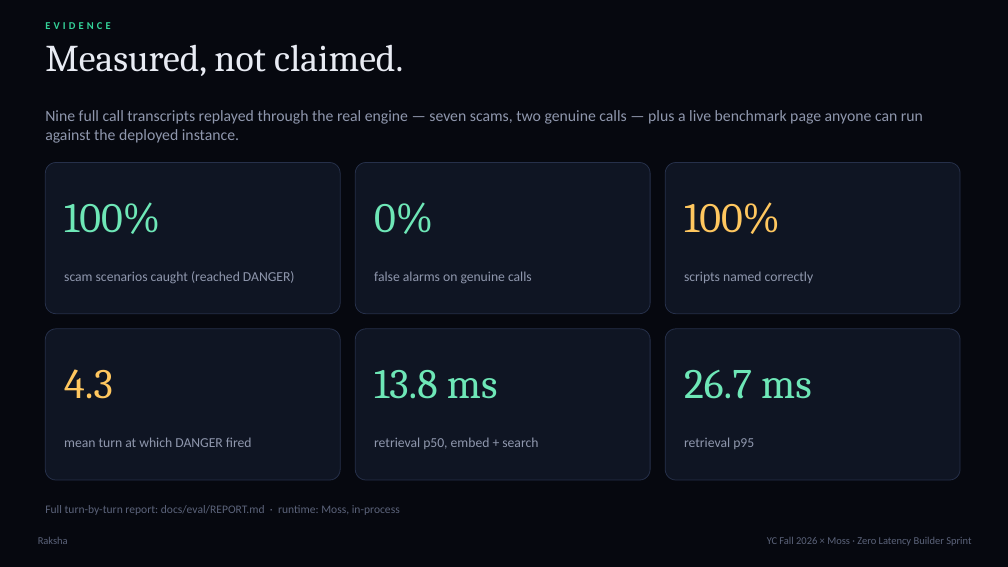
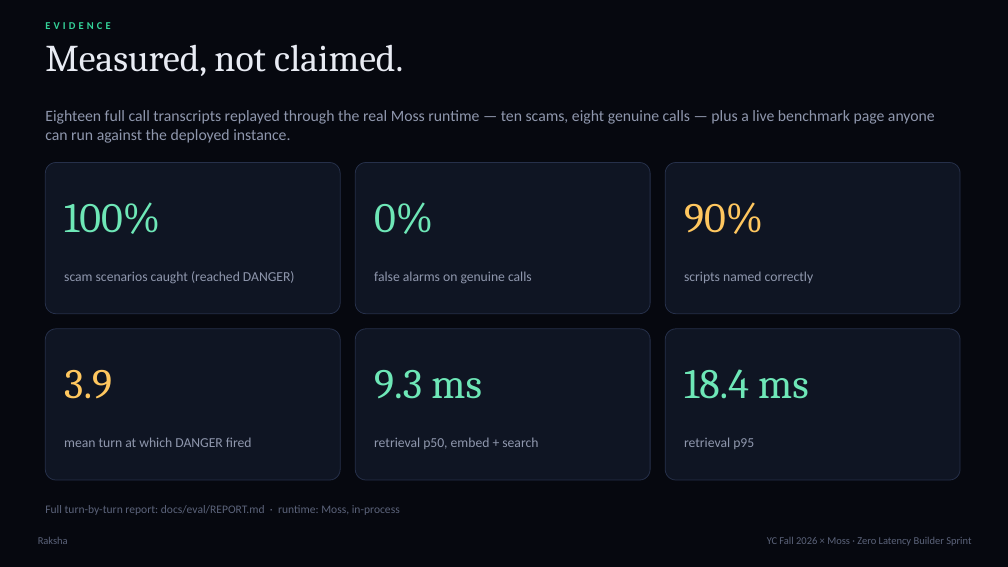
Before and after one commit to shi1720/YC-Fall-2026-x-Moss, a slide deck: slide 10 of docs/deck/Raksha-Pitch.pptx. Drawn at 1008x567 pixels with LibreOffice and Linux fonts; fonts in the diff are those of the drawing. Boxes give left, top, right and bottom in pixels: in the first picture for what was removed or moved away, otherwise in the second. Text is boxed around its words. In the diff, an @@ line names an element or a change of style, - is before the commit and + after.

```diff
--- a/docs/deck/Raksha-Pitch.pptx
+++ b/docs/deck/Raksha-Pitch.pptx
@@ text at box(45, 110, 935, 143): text changed @@
-Nine full call transcripts replayed through the real engine — seven scams, two genuine calls — plus a live benchmark page anyone can run against the deployed instance.
+Eighteen full call transcripts replayed through the real Moss runtime — ten scams, eight genuine calls — plus a live benchmark page anyone can run against the deployed instance.
@@ text at box(684, 202, 763, 234): text changed @@
-100%
+90%
@@ text at box(64, 370, 112, 399): text changed @@
-4.3
+3.9
@@ text at box(374, 370, 482, 399): text changed @@
-13.8 ms
+9.3 ms
@@ text at box(684, 369, 809, 399): text changed @@
-26.7 ms
+18.4 ms
```
Also in this commit, not shown: 1 other slide changed, 33 other files.
